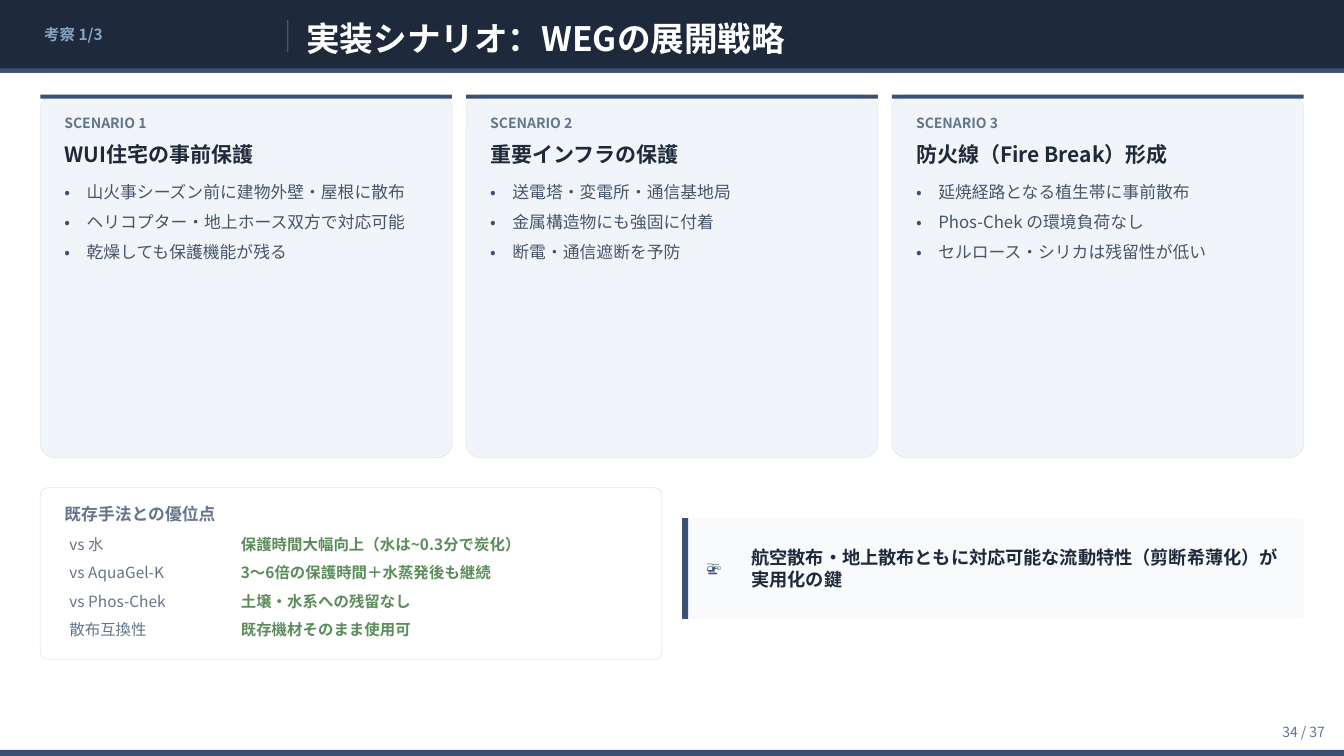
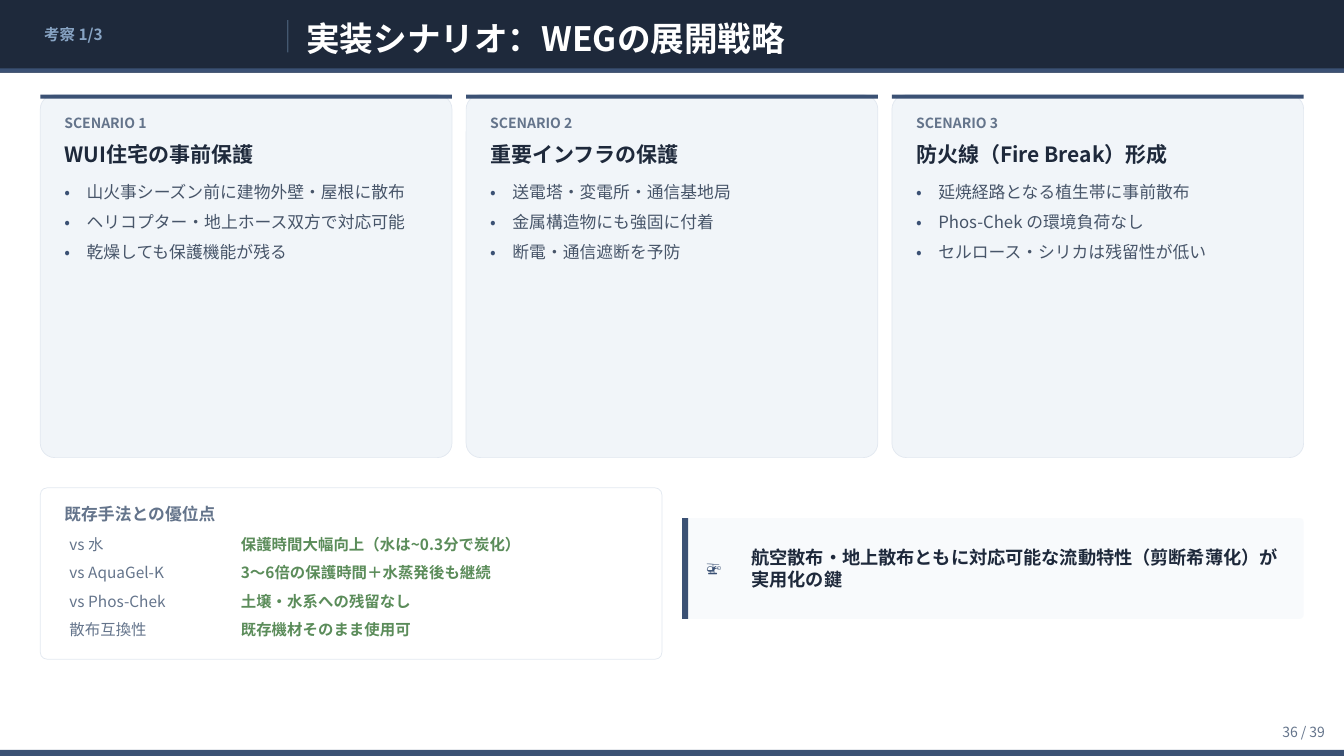
Before and after one commit to ytaisei0525-design/my-first-claude, a slide deck: slide 36 of slides.pptx (slide 34 before the commit). Drawn at 1344x756 pixels with LibreOffice and Linux fonts; fonts in the diff are those of the drawing. Boxes give left, top, right and bottom in pixels: in the first picture for what was removed or moved away, otherwise in the second. Text is boxed around its words. In the diff, an @@ line names an element or a change of style, - is before the commit and + after.

```diff
--- a/slides.pptx
+++ b/slides.pptx
@@ text at box(1282, 726, 1325, 737): text changed @@
-34 / 37
+36 / 39
```
Also in this commit, not shown: 36 other slides changed, 2 slides added, 4 other files.
